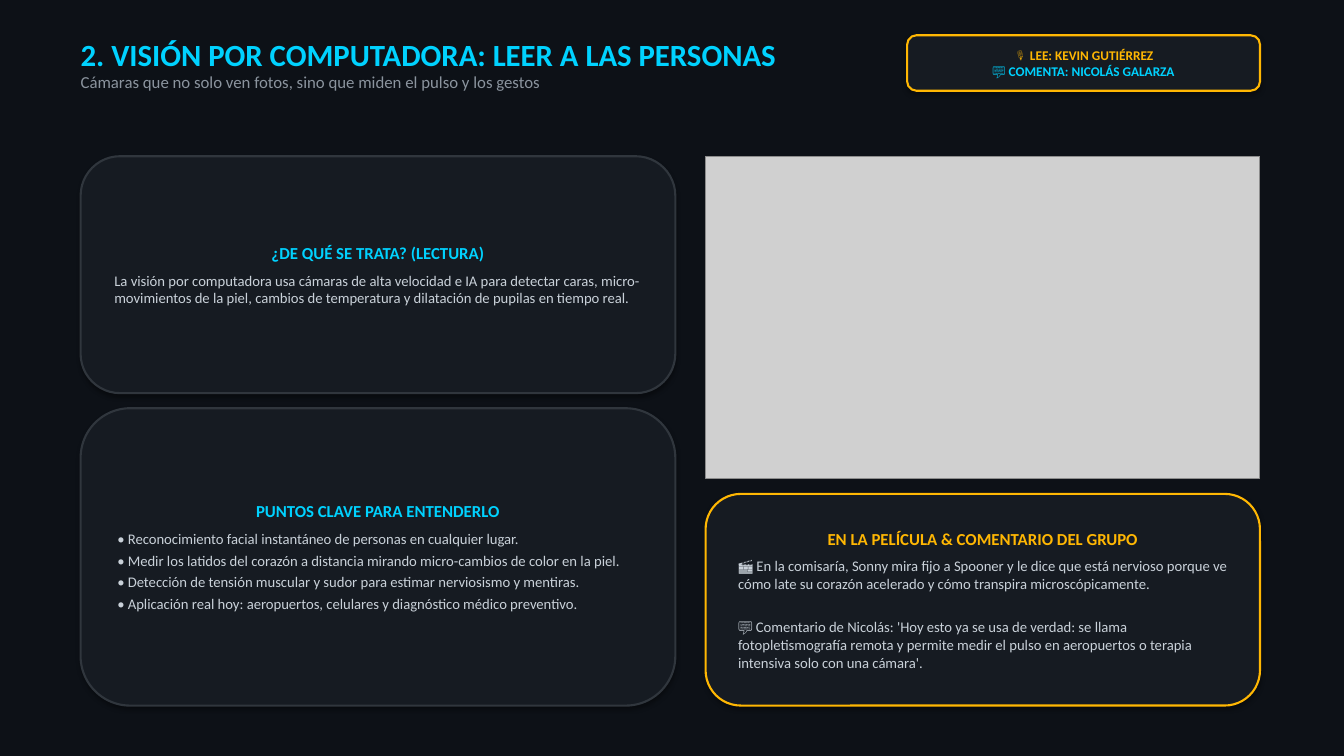
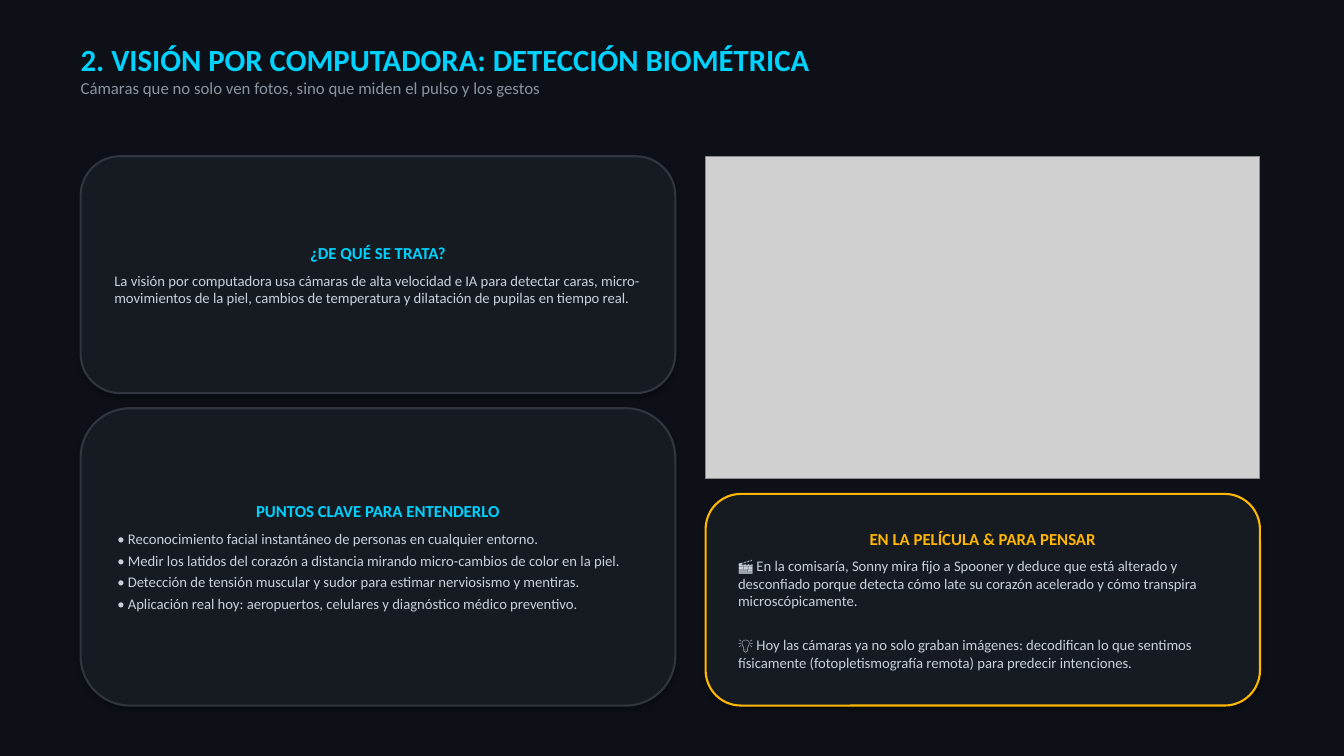
Before and after one commit to Nikovaz/dsia-yo-robot-2004, a slide deck: slide 3 of DSIA_Yo_Robot_Presentacion.pptx. Drawn at 1344x756 pixels with LibreOffice and Linux fonts; fonts in the diff are those of the drawing; grey boxes stand for pictures. Boxes give left, top, right and bottom in pixels: in the first picture for what was removed or moved away, otherwise in the second. Text is boxed around its words. In the diff, an @@ line names an element or a change of style, - is before the commit and + after.

```diff
--- a/DSIA_Yo_Robot_Presentacion.pptx
+++ b/DSIA_Yo_Robot_Presentacion.pptx
@@ text at (81, 45, 810, 72): text changed @@
-2. VISIÓN POR COMPUTADORA: LEER A LAS PERSONAS
+2. VISIÓN POR COMPUTADORA: DETECCIÓN BIOMÉTRICA
@@ rounded rectangle removed at (907, 35, 1260, 91) @@
-🎙️ LEE: KEVIN GUTIÉRREZ
-💬 COMENTA: NICOLÁS GALARZA
@@ text in rounded rectangle at (310, 246, 446, 262): text changed @@
-¿DE QUÉ SE TRATA? (LECTURA)
+¿DE QUÉ SE TRATA?
@@ text in rounded rectangle at (128, 534, 538, 547): text changed @@
-• Reconocimiento facial instantáneo de personas en cualquier lugar.
+• Reconocimiento facial instantáneo de personas en cualquier entorno.
@@ text in rounded rectangle at (738, 531, 1197, 671): text changed @@
-EN LA PELÍCULA & COMENTARIO DEL GRUPO
-🎬 En la comisaría, Sonny mira fijo a Spooner y le dice que está nervioso porque ve cómo late su corazón acelerado y cómo transpira microscópicamente.
-💬 Comentario de Nicolás: 'Hoy esto ya se usa de verdad: se llama fotopletismografía remota y permite medir el pulso en aeropuertos o terapia intensiva solo con una cámara'.
+EN LA PELÍCULA & PARA PENSAR
+🎬 En la comisaría, Sonny mira fijo a Spooner y deduce que está alterado y desconfiado porque detecta cómo late su corazón acelerado y cómo transpira microscópicamente.
+💡 Hoy las cámaras ya no solo graban imágenes: decodifican lo que sentimos físicamente (fotopletismografía remota) para predecir intenciones.
```
Also in this commit, not shown: 10 other slides changed, 2 other files.
